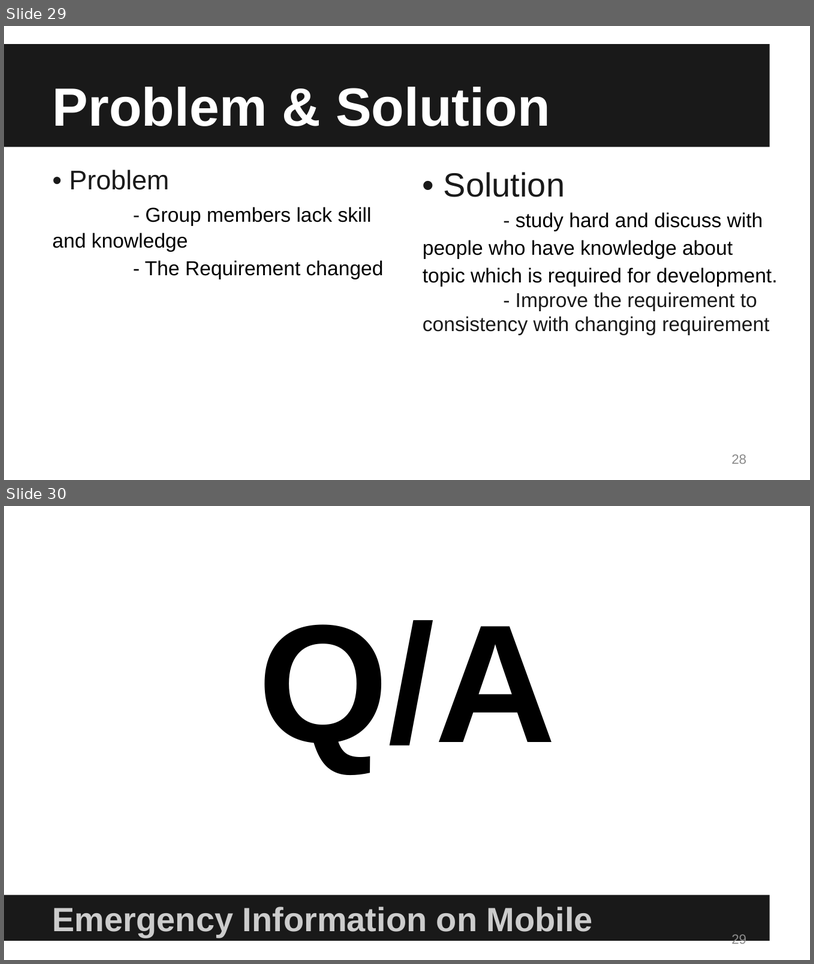
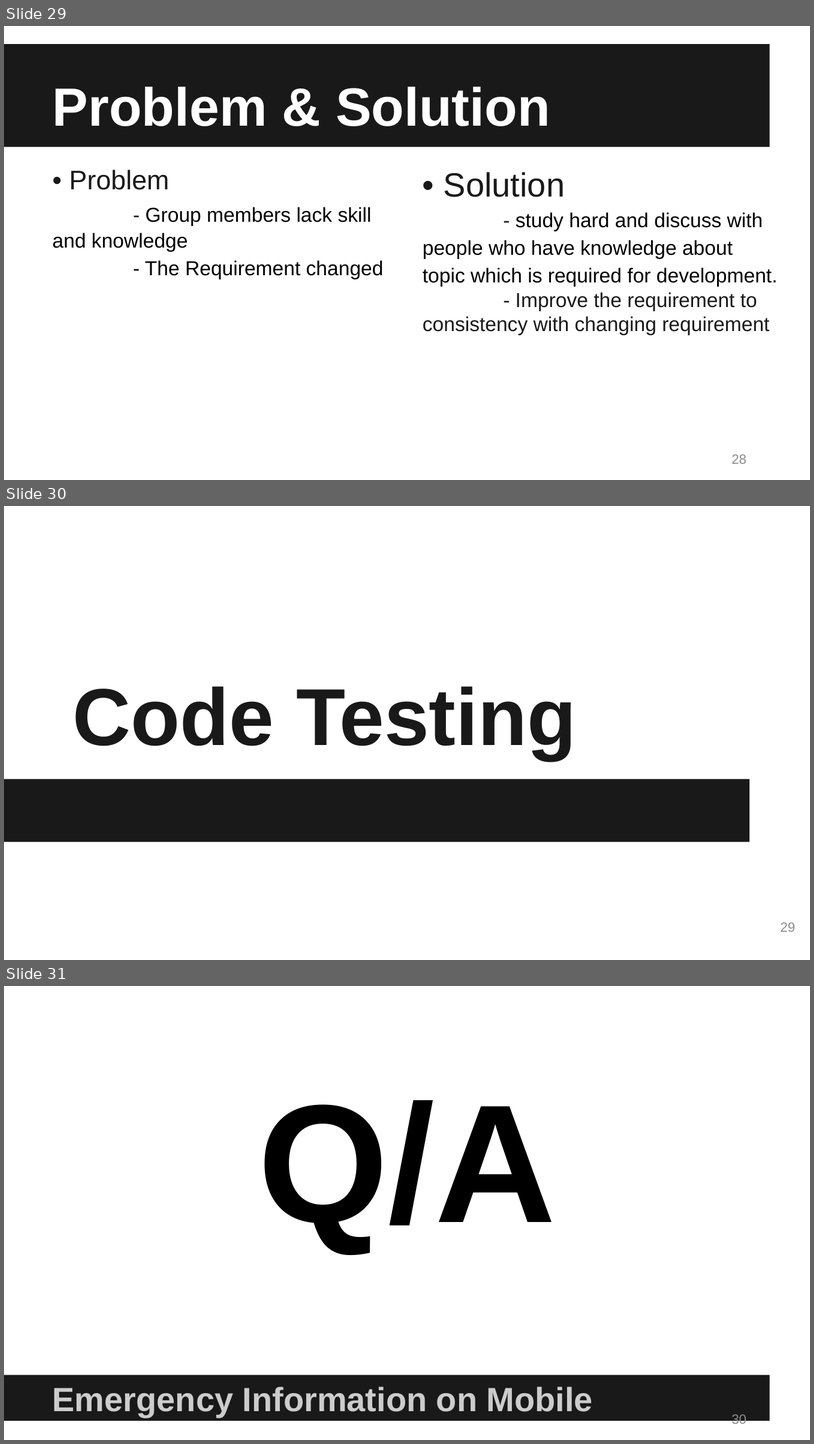
Before and after one commit to Putchakarn/Senior-Project, a slide deck: Presentation/EIOM-Progress1Presentation-V.1.0.pptx. Shown one above the other, each under a label of ours: slides 29 and 30 before the commit, slides 29, 30 and 31 after it. The pictures are 814x964 and 814x1444 pixels, drawn with LibreOffice and Linux fonts; fonts in the diff are those of the drawing. Boxes give left, top, right and bottom in pixels: in the first picture for what was removed or moved away, otherwise in the second. Text is boxed around its words. In the diff, an @@ line names an element or a change of style, - is before the commit and + after.

```diff
--- a/Presentation/EIOM-Progress1Presentation-V.1.0.pptx
+++ b/Presentation/EIOM-Progress1Presentation-V.1.0.pptx
@@ slide 30 added at [4, 506, 810, 960], background #FFFFFF @@
@@ title added at [72, 686, 577, 759], 72 pt, text #191919, bold @@
+Code Testing
@@ rectangle added at [4, 778, 750, 841], fill #191919 @@
@@ page number added at [780, 922, 795, 931], 12 pt, text #8C8C8C @@
+29
@@ what was slide 30 is now slide 31 @@
@@ page number at [732, 1413, 747, 1427]: text changed @@
-29
+30
```
Also in this commit, not shown: 2 slides changed.
